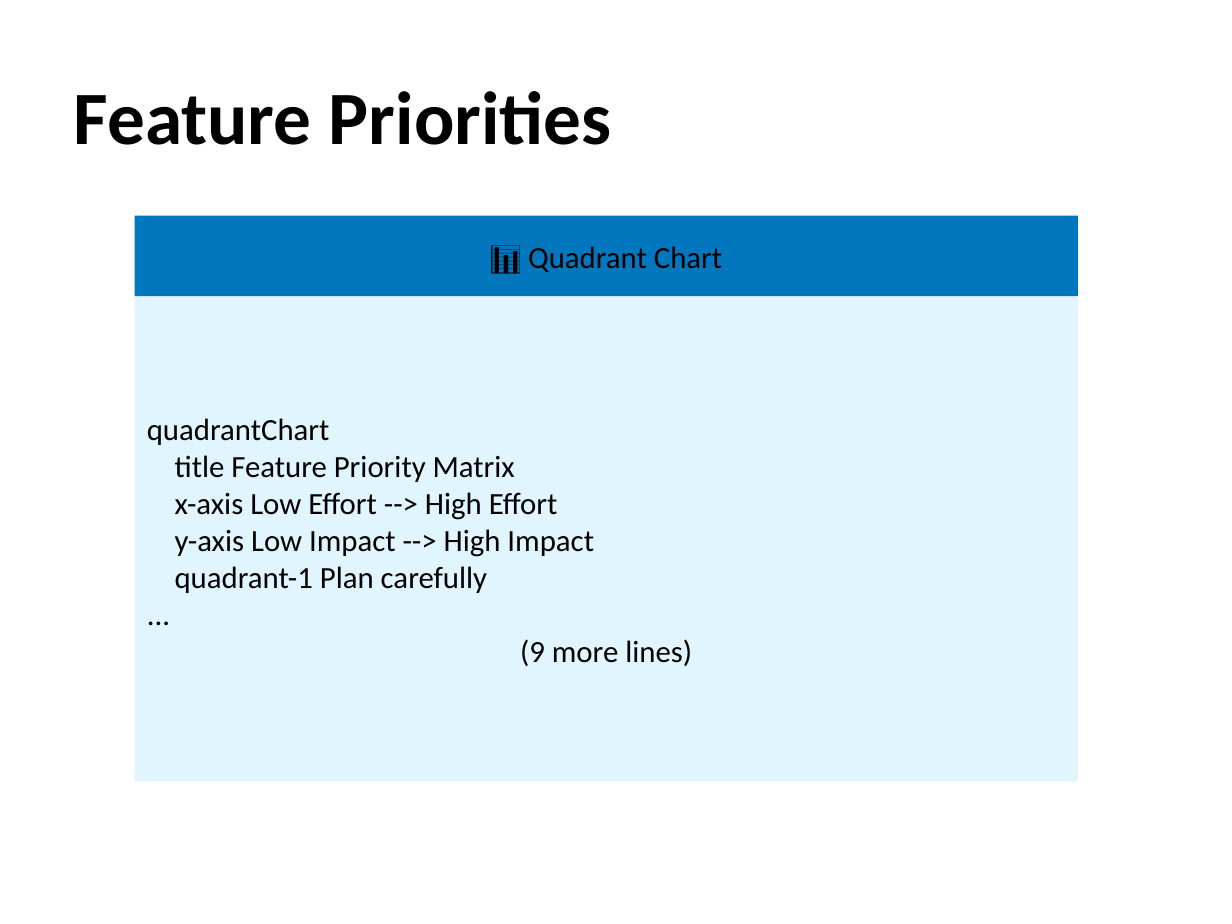
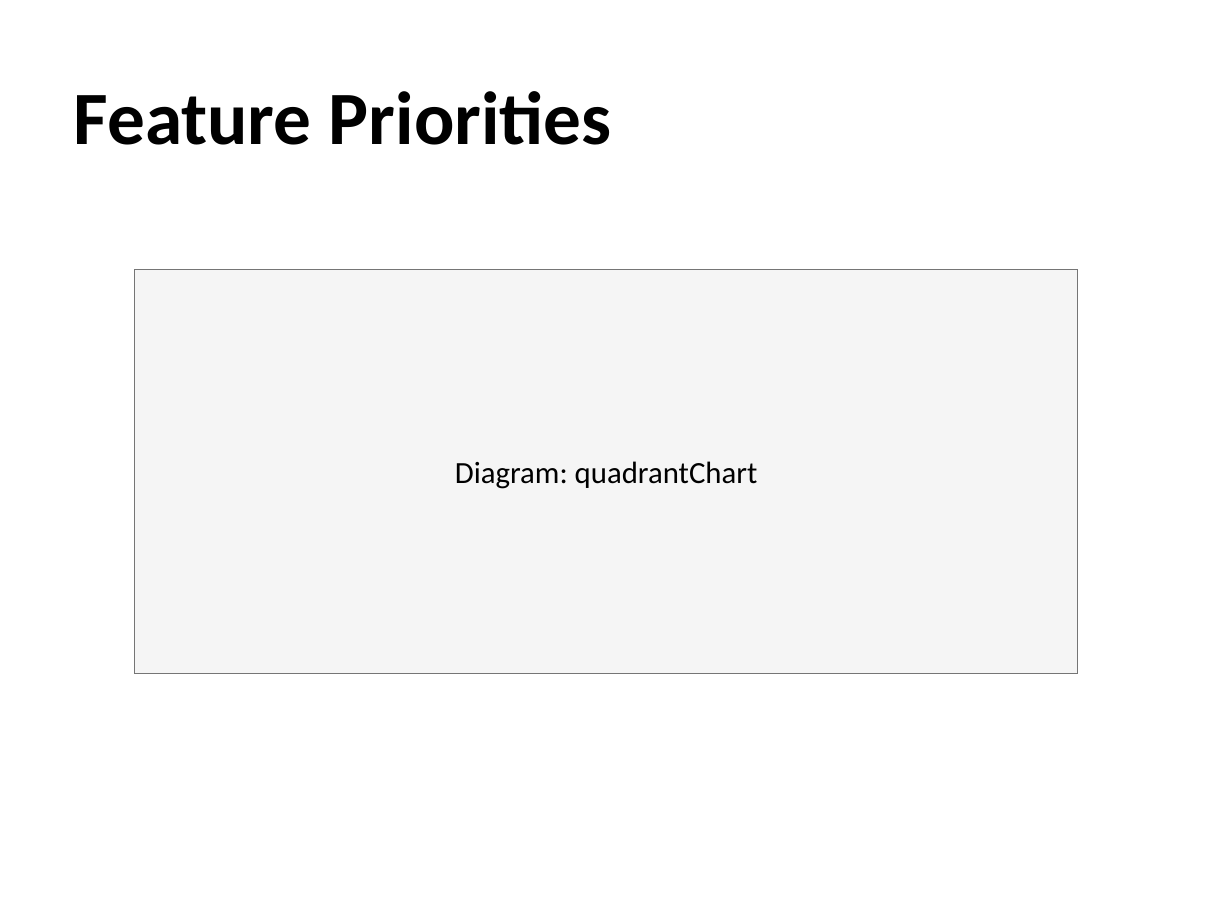
Before and after one commit to awol2005ex/ppt-rs, a slide deck: slide 16 of examples/md2ppt_demo.pptx. Drawn at 1232x924 pixels with LibreOffice and Linux fonts; fonts in the diff are those of the drawing. Boxes give left, top, right and bottom in pixels: in the first picture for what was removed or moved away, otherwise in the second. Text is boxed around its words. In the diff, an @@ line names an element or a change of style, - is before the commit and + after.

Commit message:
Add Mermaid diagram rendering with shapes and modularize markdown/slide modules
- Create modular `cli/markdown/` structure with `mod.rs`, `parser.rs`, `mermaid.rs`
- Create modular `generator/slide/` structure with `mod.rs`, `formatting.rs`
- Implement shape-based rendering for 9 Mermaid diagram types (Flowchart, Sequence, Pie, Gantt, Class, State, ER, Mindmap, Timeline)
- Add `MermaidParser` with diagram detection and element extraction for each type
- Add `MermaidRenderer` with shape generation

```diff
--- a/examples/md2ppt_demo.pptx
+++ b/examples/md2ppt_demo.pptx
@@ rectangle removed at [134, 216, 1078, 297] @@
-📊 Quadrant Chart
@@ rectangle removed at [134, 297, 1078, 782] @@
-quadrantChart
-title Feature Priority Matrix
-x-axis Low Effort --> High Effort
-y-axis Low Impact --> High Impact
-quadrant-1 Plan carefully
-...
-(9 more lines)
@@ rectangle added at [134, 270, 1078, 674], fill #F5F5F5, outline #757575 0 pt, 18 pt, text #000000 @@
+Diagram: quadrantChart
```
Also in this commit, not shown: 14 other slides changed, 1 slide added, 1 slide removed, 10 other files.
